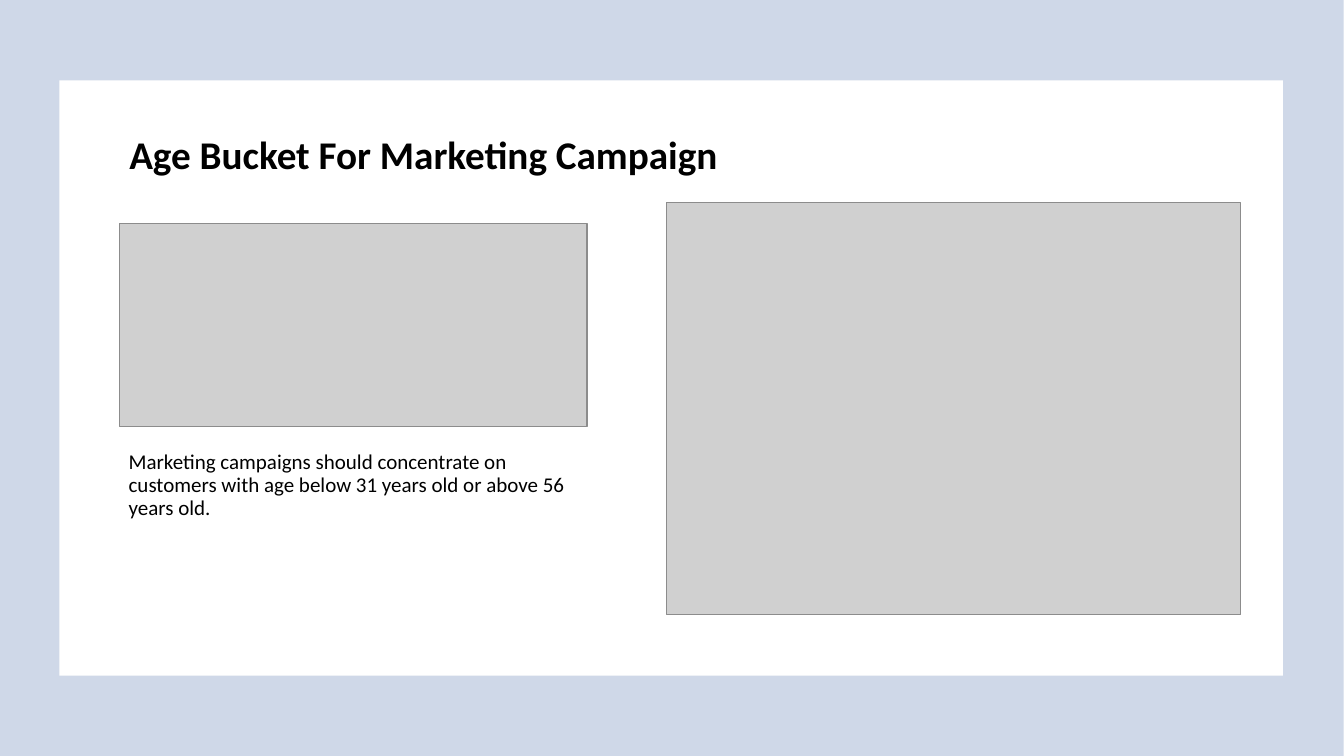
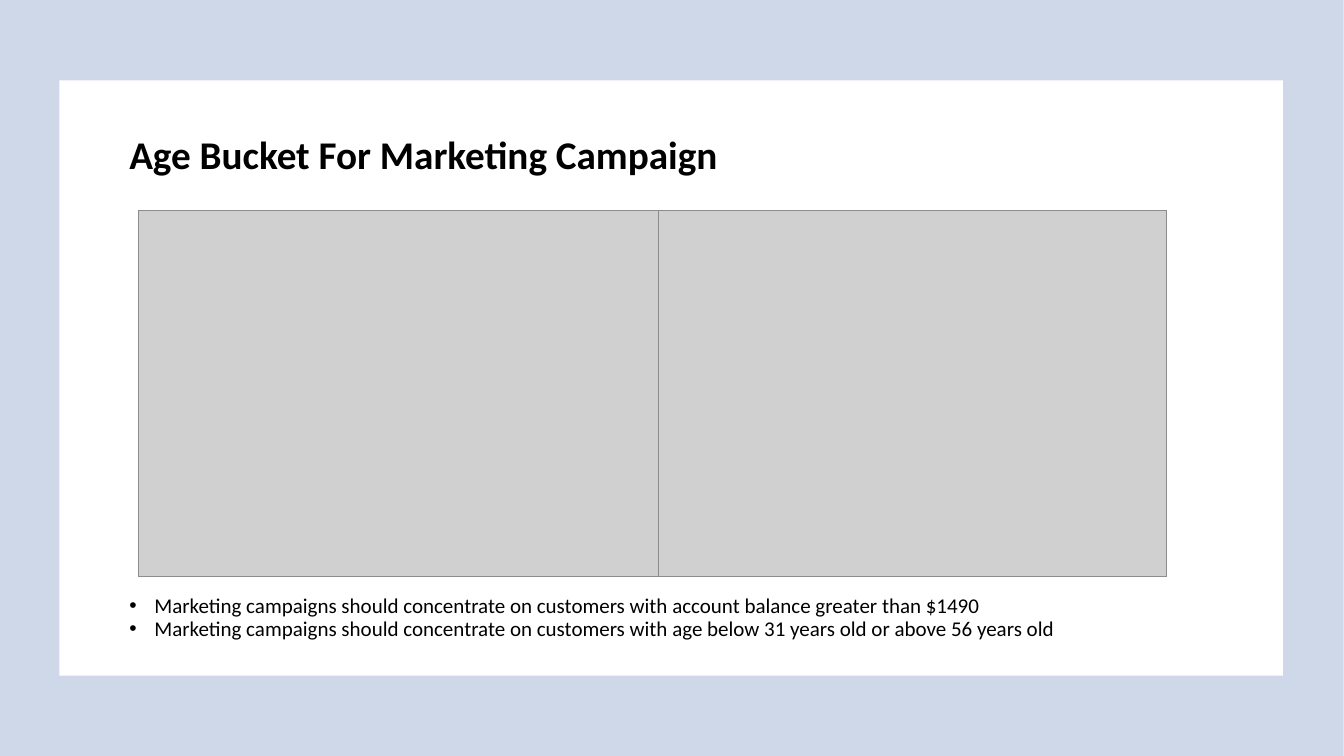
Before and after one commit to tw1107/Springboard-Capstone-Bank-Marketing, a slide deck: slide 18 of document/Bank Marketing Campaign- Predicting Term Deposit Subscriptions.pptx (slide 19 before the commit). Drawn at 1344x756 pixels with LibreOffice and Linux fonts; fonts in the diff are those of the drawing; grey boxes stand for pictures; background and template pictures are left out. Boxes give left, top, right and bottom in pixels: in the first picture for what was removed or moved away, otherwise in the second. Text is boxed around its words. In the diff, an @@ line names an element or a change of style, - is before the commit and + after.

```diff
--- a/document/Bank Marketing Campaign- Predicting Term Deposit Subscriptions.pptx
+++ b/document/Bank Marketing Campaign- Predicting Term Deposit Subscriptions.pptx
@@ picture removed at bbox=[119, 223, 587, 426] @@
@@ picture added at bbox=[139, 211, 658, 577] @@
@@ picture: place and size @@
-picture at bbox=[666, 203, 1241, 615]
+picture at bbox=[656, 211, 1167, 577]
@@ text at bbox=[154, 598, 1054, 640]: text changed @@
-Marketing campaigns should concentrate on customers with age below 31 years old or above 56 years old.
+• Marketing campaigns should concentrate on customers with account balance greater than $1490
+• Marketing campaigns should concentrate on customers with age below 31 years old or above 56 years old
```
Also in this commit, not shown: 1 slide removed.
